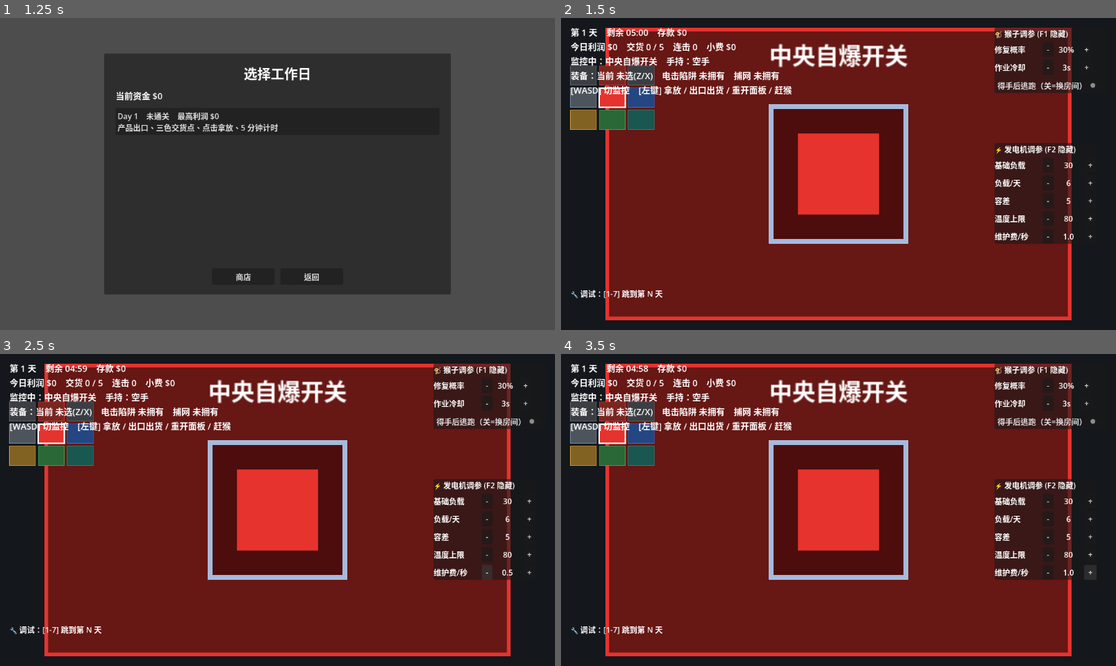
Above: before the commit, frames 1-4 (two rows, left to right).
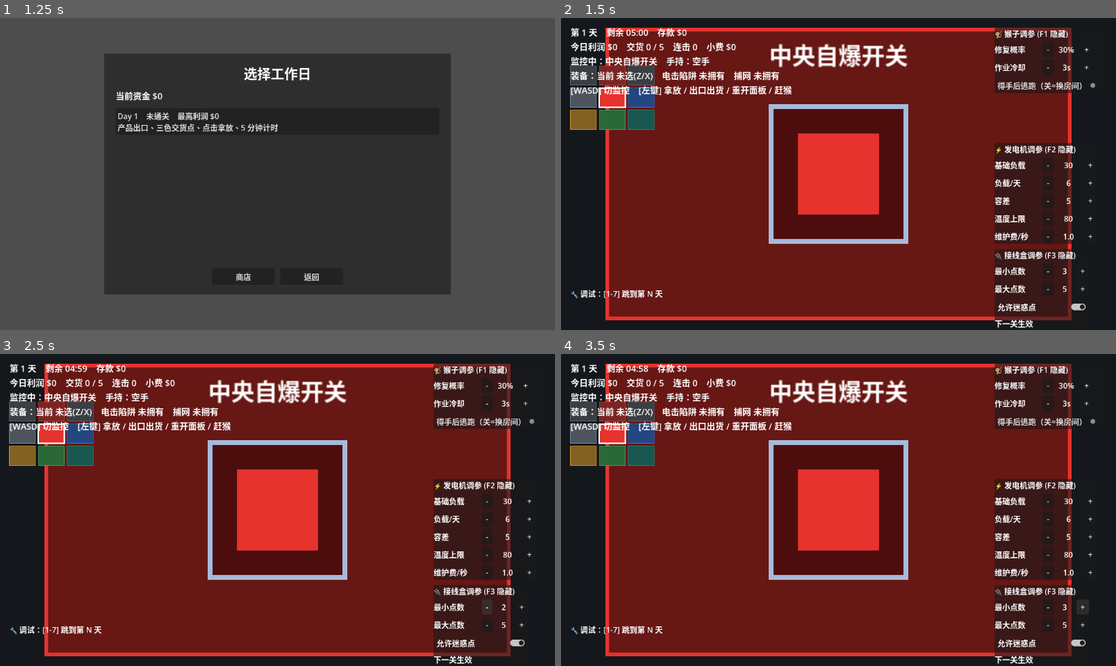
Above: after the commit, the same moments.

Repository: Zhi-Liao-jz/gamejam
Game: Godot game, scene res://scenes/menu/main_menu.tscn
Same seed, same stepped clock (60 frames per second), same inputs: the game is played once before the commit and once after it.
Inputs:
- Up to frame 1 (1.25 s): click "新游戏" at 0.5 s
- Up to frame 2 (1.5 s): click "Day 1 未通关 最高利润 $0 产品出口、三色交货点、…" at 1.25 s
- Up to frame 3 (2.5 s): click "-" at 2 s
- Up to frame 4 (3.5 s): click "+" at 2.75 s

Frame 1 is identical in both runs. In frame 2, 3.3% of the frame differs, in the area x 78-95%, y 73-100%; in frame 3, 3.3%, in the area x 78-95%, y 69-100%; in frame 4, 3.3%.

Commit message:
接线盒面板 + 手册（阶段4/5）
- 新增 WiringBox 设备（右下房间右半，与发电机同房分点击）：每关随机连接点数量与正确连接、开局即正确；接线与正确不一致=故障，从受供电设备(产品出口/加热台)随机挑一个写入 Ledger.wiring_cut，改回正确则恢复；与发电机供电互相独立、互不覆盖
- 新增 WiringView 可复用控件：画左右连接点与线缆，交互模式支持拖拽连线（点→对侧点=连接，点→空白=断开），强制一对一
- 新增 WiringPanel 弹出面板：点击接线盒打开，实时反映猴子改线，不标注对错（需对照手册），ESC/切房间关闭
- 新增 Manual 手册：Tab 打开/关闭并暂停游戏（倒计时/猴子/加工/维护费全冻结）；用 SubViewport 渲染只读 WiringView 取纹理，每关开局按正确连接重渲一次并冻结(UPDATE_ONCE)，玩家/猴子改线不影响参考图
- 猴子可随机改线（乱接/拔线）造成错接/短路
- 新增 WiringTuning autoload + DebugWiringTuning(F3) 调点数范围/迷惑点
- HUD 增接线盒故障提示；room_manager 同房挂发电机+接线盒

Diff:
--- /dev/null
+++ b/global/wiring_tuning.gd
@@ -0,0 +1,15 @@
+extends Node
+## 接线盒调参（autoload 名: WiringTuning）。每关随机连接点数量 / 迷惑点，由 F3 调试面板实时改。
+## 仅影响手感，不进存档；正式版保留默认值即可。
+
+## 每侧连接点数量下限。
+var min_points: int = 3
+## 每侧连接点数量上限。
+var max_points: int = 5
+## 是否允许出现"无需连接"的迷惑点（点数 > 3 时，有一半概率留 1 个不连）。
+var allow_decoy: bool = true
+
+
+## 为新的一关掷一个每侧连接点数量。
+func roll_point_count() -> int:
+	return randi_range(min_points, max_points)
--- a/project.godot
+++ b/project.godot
@@ -23,6 +23,7 @@
 Ledger="*res://global/ledger.gd"
 MonkeyTuning="*res://global/monkey_tuning.gd"
 GeneratorTuning="*res://global/generator_tuning.gd"
+WiringTuning="*res://global/wiring_tuning.gd"
 
 [physics]
 
--- a/scenes/main_grid.tscn
+++ b/scenes/main_grid.tscn
@@ -17,6 +17,9 @@
 [ext_resource type="Script" path="res://scripts/debug/debug_monkey_tuning.gd" id="15_mtune"]
 [ext_resource type="Script" path="res://scripts/ui/generator_panel.gd" id="16_genpanel"]
 [ext_resource type="Script" path="res://scripts/debug/debug_generator_tuning.gd" id="17_gtune"]
+[ext_resource type="Script" path="res://scripts/ui/wiring_panel.gd" id="18_wpanel"]
+[ext_resource type="Script" path="res://scripts/ui/manual.gd" id="19_manual"]
+[ext_resource type="Script" path="res://scripts/debug/debug_wiring_tuning.gd" id="20_wtune"]
 
 [node name="MainGrid" type="Node2D"]
 
@@ -107,5 +110,14 @@
 [node name="DebugGeneratorTuning" type="Node" parent="."]
 script = ExtResource("17_gtune")
 
+[node name="WiringPanel" type="Node" parent="."]
+script = ExtResource("18_wpanel")
+
+[node name="Manual" type="Node" parent="."]
+script = ExtResource("19_manual")
+
+[node name="DebugWiringTuning" type="Node" parent="."]
+script = ExtResource("20_wtune")
+
 [node name="PauseMenu" type="CanvasLayer" parent="."]
 script = ExtResource("14_pause")
--- /dev/null
+++ b/scripts/debug/debug_wiring_tuning.gd
@@ -0,0 +1,100 @@
+extends Node
+## 调试面板（playtest 用，发行版自动禁用）：调接线盒每侧连接点数量范围。
+## F3 显示 / 隐藏。改动写入 WiringTuning（autoload），下一关（work_started）生效。
+
+const PANEL_POS := Vector2(900.0, 480.0)
+
+var _panel: PanelContainer = null
+var _min_label: Label = null
+var _max_label: Label = null
+
+
+func _ready() -> void:
+	if not OS.is_debug_build():
+		queue_free()
+		return
+	_build_ui()
+	_refresh()
+
+
+func _unhandled_key_input(event: InputEvent) -> void:
+	var key := event as InputEventKey
+	if key == null or not key.pressed or key.echo:
+		return
+	if key.keycode == KEY_F3:
+		_panel.visible = not _panel.visible
+		get_viewport().set_input_as_handled()
+
+
+func _build_ui() -> void:
+	var layer := CanvasLayer.new()
+	layer.layer = 3
+	add_child(layer)
+
+	_panel = PanelContainer.new()
+	_panel.position = PANEL_POS
+	layer.add_child(_panel)
+
+	var box := VBoxContainer.new()
+	box.add_theme_constant_override("separation", 6)
+	_panel.add_child(box)
+
+	var title := Label.new()
+	title.text = "🔌 接线盒调参 (F3 隐藏)"
+	box.add_child(title)
+
+	_min_label = Label.new()
+	box.add_child(_make_row("最小点数", _min_label, _add_min.bind(-1), _add_min.bind(1)))
+	_max_label = Label.new()
+	box.add_child(_make_row("最大点数", _max_label, _add_max.bind(-1), _add_max.bind(1)))
+
+	var decoy_button := CheckButton.new()
+	decoy_button.text = "允许迷惑点"
+	decoy_button.button_pressed = WiringTuning.allow_decoy
+	decoy_button.toggled.connect(_on_decoy_toggled)
+	box.add_child(decoy_button)
+
+	var note := Label.new()
+	note.text = "下一关生效"
+	box.add_child(note)
+
+
+func _make_row(
+	title: String, value_label: Label, on_minus: Callable, on_plus: Callable
+) -> HBoxContainer:
+	var row := HBoxContainer.new()
+	var name_label := Label.new()
+	name_label.text = title
+	name_label.custom_minimum_size = Vector2(96.0, 0.0)
+	row.add_child(name_label)
+	var minus := Button.new()
+	minus.text = " - "
+	minus.pressed.connect(on_minus)
+	row.add_child(minus)
+	value_label.custom_minimum_size = Vector2(40.0, 0.0)
+	value_label.horizontal_alignment = HORIZONTAL_ALIGNMENT_CENTER
+	row.add_child(value_label)
+	var plus := Button.new()
+	plus.text = " + "
+	plus.pressed.connect(on_plus)
+	row.add_child(plus)
+	return row
+
+
+func _add_min(delta: int) -> void:
+	WiringTuning.min_points = clampi(WiringTuning.min_points + delta, 2, WiringTuning.max_points)
+	_refresh()
+
+
+func _add_max(delta: int) -> void:
+	WiringTuning.max_points = clampi(WiringTuning.max_points + delta, WiringTuning.min_points, 8)
+	_refresh()
+
+
+func _on_decoy_toggled(pressed: bool) -> void:
+	WiringTuning.allow_decoy = pressed
+
+
+func _refresh() -> void:
+	_min_label.text = "%d" % WiringTuning.min_points
+	_max_label.text = "%d" % WiringTuning.max_points
--- a/scripts/entities/hand.gd
+++ b/scripts/entities/hand.gd
@@ -42,6 +42,7 @@
 		or _try_toggle_heater(pos)
 		or _try_reset_self_destruct(pos)
 		or _try_open_generator_panel(pos)
+		or _try_open_wiring_panel(pos)
 	):
 		get_viewport().set_input_as_handled()
 		return
@@ -164,6 +165,17 @@
 	if not gen.global_rect().has_point(world_pos):
 		return false
 	EventBus.push_event("open_generator_panel")
+	return true
+
+
+## 在右下房间点击接线盒 → 弹出接线盒面板（拖拽连线在面板内进行）；命中返回 true。
+func _try_open_wiring_panel(world_pos: Vector2) -> bool:
+	var wire := room_manager.wiring
+	if wire == null or room_manager.current_room != wire.room_id:
+		return false
+	if not wire.global_rect().has_point(world_pos):
+		return false
+	EventBus.push_event("open_wiring_panel")
 	return true
 
 
--- a/scripts/ui/grid_hud.gd
+++ b/scripts/ui/grid_hud.gd
@@ -156,6 +156,8 @@
 		warn += "\n🔥 加热台产品烧坏！"
 	if _power_outage:
 		warn += "\n⚡ %s！产品出口 / 加热台停摆，切到右下点发电机调参" % _power_fault_text
+	if not Ledger.wiring_cut.is_empty():
+		warn += "\n🔌 接线盒故障！部分设备断电，切到右下点接线盒按手册(Tab)还原"
 	if _trap_toast_left > 0.0:
 		warn += "\n⚡ 电击陷阱触发！%s 的猴子被打断逃跑" % _trap_flash_room_name()
 	info_label.text = (
--- /dev/null
+++ b/scripts/ui/manual.gd
@@ -0,0 +1,122 @@
+extends Node
+## 手册（阶段4）：按 Tab 打开 / 关闭，打开时暂停游戏（倒计时 / 猴子 / 加工 / 维护费全部冻结）。
+## 当前只含一页：接线盒正确连接的"真实面板截图"——用 SubViewport 渲染只读 WiringView 再取其纹理，
+## 每关开局（work_started）按本关正确连接重渲一次并冻结，之后玩家/猴子改线都不影响这张参考图。
+
+const VIEW_SIZE := Vector2i(380, 240)
+
+var _layer: CanvasLayer = null
+var _root: Control = null
+var _subviewport: SubViewport = null
+var _preview_view: WiringView = null
+var _texture_rect: TextureRect = null
+
+
+func _ready() -> void:
+	process_mode = Node.PROCESS_MODE_ALWAYS  # 暂停时仍要响应 Tab
+	_build_ui()
+	_root.visible = false
+	EventBus.subscribe("work_started", _on_work_started)
+	_refresh_preview()  # 初始渲染一次（场景就绪时接线盒已存在）
+
+
+func _unhandled_key_input(event: InputEvent) -> void:
+	var key := event as InputEventKey
+	if key == null or not key.pressed or key.echo:
+		return
+	if key.keycode == KEY_TAB:
+		_toggle()
+		get_viewport().set_input_as_handled()
+
+
+func _toggle() -> void:
+	if _root.visible:
+		_close()
+	else:
+		_open()
+
+
+func _open() -> void:
+	_refresh_preview()
+	_root.visible = true
+	get_tree().paused = true
+
+
+func _close() -> void:
+	_root.visible = false
+	get_tree().paused = false
+
+
+func _on_work_started() -> void:
+	_refresh_preview()
+
+
+## 用本关接线盒的"正确连接"重渲 SubViewport 并冻结（UPDATE_ONCE）。
+func _refresh_preview() -> void:
+	var box := get_tree().get_first_node_in_group("wiring") as WiringBox
+	if box == null:
+		return
+	_preview_view.box = null  # 只读模式
+	_preview_view.ro_count = box.point_count
+	_preview_view.ro_connections = box.correct.duplicate()
+	_preview_view.queue_redraw()
+	_subviewport.render_target_update_mode = SubViewport.UPDATE_ONCE
+
+
+func _build_ui() -> void:
+	_layer = CanvasLayer.new()
+	_layer.layer = 6  # 盖在暂停菜单(5) 之上
+	add_child(_layer)
+
+	_subviewport = SubViewport.new()
+	_subviewport.size = VIEW_SIZE
+	_subviewport.transparent_bg = true
+	_subviewport.render_target_update_mode = SubViewport.UPDATE_ONCE
+	_layer.add_child(_subviewport)
+	_preview_view = WiringView.new()
+	_preview_view.size = Vector2(VIEW_SIZE)
+	_subviewport.add_child(_preview_view)
+
+	_root = Control.new()
+	_root.set_anchors_preset(Control.PRESET_FULL_RECT)
+	_layer.add_child(_root)
+
+	var dim := ColorRect.new()
+	dim.color = Color(0.0, 0.0, 0.0, 0.7)
+	dim.set_anchors_preset(Control.PRESET_FULL_RECT)
+	dim.mouse_filter = Control.MOUSE_FILTER_STOP
+	_root.add_child(dim)
+
+	var center := CenterContainer.new()
+	center.set_anchors_preset(Control.PRESET_FULL_RECT)
+	center.mouse_filter = Control.MOUSE_FILTER_IGNORE
+	_root.add_child(center)
+
+	var panel := PanelContainer.new()
+	center.add_child(panel)
+
+	var vbox := VBoxContainer.new()
+	vbox.add_theme_constant_override("separation", 10)
+	panel.add_child(vbox)
+
+	var title := Label.new()
+	title.text = "📖 手册 · 接线盒参考图"
+	title.horizontal_alignment = HORIZONTAL_ALIGNMENT_CENTER
+	title.add_theme_font_size_override("font_size", 24)
+	vbox.add_child(title)
+
+	_texture_rect = TextureRect.new()
+	_texture_rect.texture = _subviewport.get_texture()
+	_texture_rect.custom_minimum_size = Vector2(VIEW_SIZE)
+	_texture_rect.stretch_mode = TextureRect.STRETCH_KEEP_ASPECT_CENTERED
+	vbox.add_child(_texture_rect)
+
+	var caption := Label.new()
+	caption.text = "本关正确接线（按此还原接线盒面板）"
+	caption.horizontal_alignment = HORIZONTAL_ALIGNMENT_CENTER
+	vbox.add_child(caption)
+
+	var hint := Label.new()
+	hint.text = "再按 Tab 关闭"
+	hint.horizontal_alignment = HORIZONTAL_ALIGNMENT_CENTER
+	vbox.add_child(hint)
--- /dev/null
+++ b/scripts/ui/wiring_panel.gd
@@ -0,0 +1,108 @@
+extends Node
+## 接线盒弹出面板（阶段4）：点击右下房间接线盒时打开，拖拽连线修复/改线。
+## 面板打开时游戏照常运行（猴子可同时改线，面板实时反映）；ESC 或切换房间关闭。
+## 正确连接方式不在此面板标注，需按 Tab 看手册截图对照（符合需求：面板不直接标"这根线错了"）。
+
+var _layer: CanvasLayer = null
+var _root: Control = null
+var _view: WiringView = null
+var _status_label: Label = null
+
+
+func _ready() -> void:
+	_build_ui()
+	_root.visible = false
+	EventBus.subscribe("open_wiring_panel", _open)
+	EventBus.subscribe("room_changed", _on_room_changed)
+	EventBus.subscribe("work_started", _close)
+
+
+func _process(_delta: float) -> void:
+	if not _root.visible:
+		return
+	var box := _wiring_box()
+	if box == null:
+		_close()
+		return
+	_status_label.text = "状态：%s" % ("正常" if box.is_correct() else "⚠ 故障（对照手册 Tab）")
+
+
+func _input(event: InputEvent) -> void:
+	if not _root.visible:
+		return
+	if event.is_action_pressed("pause"):
+		_close()
+		get_viewport().set_input_as_handled()
+
+
+func _wiring_box() -> WiringBox:
+	return get_tree().get_first_node_in_group("wiring") as WiringBox
+
+
+func _open(_payload: Variant = null) -> void:
+	var box := _wiring_box()
+	if box == null:
+		return
+	_view.box = box
+	_root.visible = true
+
+
+func _close(_payload: Variant = null) -> void:
+	_root.visible = false
+
+
+func _on_room_changed(_room_id: int, _room_name: String) -> void:
+	_close()
+
+
+func _build_ui() -> void:
+	_layer = CanvasLayer.new()
+	_layer.layer = 4
+	add_child(_layer)
+
+	_root = Control.new()
+	_root.set_anchors_preset(Control.PRESET_FULL_RECT)
+	_layer.add_child(_root)
+
+	var dim := ColorRect.new()
+	dim.color = Color(0.0, 0.0, 0.0, 0.45)
+	dim.set_anchors_preset(Control.PRESET_FULL_RECT)
+	dim.mouse_filter = Control.MOUSE_FILTER_STOP
+	_root.add_child(dim)
+
+	var center := CenterContainer.new()
+	center.set_anchors_preset(Control.PRESET_FULL_RECT)
+	center.mouse_filter = Control.MOUSE_FILTER_IGNORE
+	_root.add_child(center)
+
+	var panel := PanelContainer.new()
+	center.add_child(panel)
+
+	var box := VBoxContainer.new()
+	box.add_theme_constant_override("separation", 10)
+	box.custom_minimum_size = Vector2(420.0, 0.0)
+	panel.add_child(box)
+
+	var title := Label.new()
+	title.text = "🔌 接线盒"
+	title.horizontal_alignment = HORIZONTAL_ALIGNMENT_CENTER
+	title.add_theme_font_size_override("font_size", 24)
+	box.add_child(title)
+
+	var hint := Label.new()
+	hint.text = "拖拽：点→对侧点=连接，点→空白=断开。正确接法见手册(Tab)。"
+	hint.autowrap_mode = TextServer.AUTOWRAP_WORD_SMART
+	box.add_child(hint)
+
+	_view = WiringView.new()
+	_view.custom_minimum_size = Vector2(380.0, 240.0)
+	_view.mouse_filter = Control.MOUSE_FILTER_STOP
+	box.add_child(_view)
+
+	_status_label = Label.new()
+	box.add_child(_status_label)
+
+	var close_button := Button.new()
+	close_button.text = "关闭（ESC）"
+	close_button.pressed.connect(_close)
+	box.add_child(close_button)
--- /dev/null
+++ b/scripts/ui/wiring_view.gd
@@ -0,0 +1,121 @@
+class_name WiringView
+extends Control
+## 接线盒可视化控件（可复用）：画左右两列连接点 + 当前线缆。
+## 交互模式（绑定一个 WiringBox）：拖拽一个点到对侧点 = 连接；拖到空白 = 断开起点的线。
+## 只读模式（box 为空，用 ro_count / ro_connections）：仅显示，供手册 SubViewport 截图用。
+
+const MARGIN := 34.0
+const POINT_RADIUS := 9.0
+const HIT_RADIUS := 20.0
+const POINT_COLOR := Color(0.85, 0.88, 0.92)
+const CABLE_COLOR := Color(0.30, 0.85, 0.75)
+const PREVIEW_COLOR := Color(0.95, 0.82, 0.30)
+
+var box: WiringBox = null  # 交互模式绑定的接线盒；为空则只读
+var ro_count: int = 0  # 只读模式的点数
+var ro_connections: Dictionary = {}  # 只读模式的连接
+
+var _drag_active: bool = false
+var _drag_side: int = 0  # 0=左 1=右
+var _drag_index: int = -1
+var _drag_mouse: Vector2 = Vector2.ZERO
+
+
+func _process(_delta: float) -> void:
+	if box != null:
+		queue_redraw()  # 交互模式实时反映猴子改动
+
+
+func _gui_input(event: InputEvent) -> void:
+	if box == null:
+		return
+	var click := event as InputEventMouseButton
+	if click != null and click.button_index == MOUSE_BUTTON_LEFT:
+		if click.pressed:
+			_begin_drag(click.position)
+		else:
+			_end_drag(click.position)
+		return
+	var motion := event as InputEventMouseMotion
+	if motion != null and _drag_active:
+		_drag_mouse = motion.position
+		queue_redraw()
+
+
+func _count() -> int:
+	return box.point_count if box != null else ro_count
+
+
+func _conns() -> Dictionary:
+	return box.connections if box != null else ro_connections
+
+
+## 第 side 列（0左/1右）第 index 个点的控件局部坐标。
+func point_pos(side: int, index: int) -> Vector2:
+	var count := _count()
+	var x := MARGIN if side == 0 else size.x - MARGIN
+	var usable := size.y - MARGIN * 2.0
+	var y := MARGIN
+	if count > 1:
+		y += usable * float(index) / float(count - 1)
+	else:
+		y += usable * 0.5
+	return Vector2(x, y)
+
+
+func _begin_drag(pos: Vector2) -> void:
+	var hit := _point_at(pos)
+	if hit.x < 0:
+		return
+	_drag_active = true
+	_drag_side = int(hit.x)
+	_drag_index = int(hit.y)
+	_drag_mouse = pos
+	queue_redraw()
+
+
+func _end_drag(pos: Vector2) -> void:
+	if not _drag_active:
+		return
+	var target := _point_at(pos)
+	var done := false
+	if target.x >= 0 and int(target.x) != _drag_side:
+		var left := _drag_index if _drag_side == 0 else int(target.y)
+		var right := int(target.y) if _drag_side == 0 else _drag_index
+		box.connect_points(left, right)
+		done = true
+	if not done:
+		# 拖到空白：若起点是已连接的左点，或起点右点被某左点连着 → 断开。
+		if _drag_side == 0:
+			box.disconnect_left(_drag_index)
+		else:
+			for l: int in box.connections.keys():
+				if box.connections[l] == _drag_index:
+					box.disconnect_left(l)
+	_drag_active = false
+	_drag_index = -1
+	queue_redraw()
+
+
+## 命中哪个点：返回 Vector2(side, index)，未命中返回 Vector2(-1,-1)。
+func _point_at(pos: Vector2) -> Vector2:
+	var count := _count()
+	for side: int in 2:
+		for i: int in count:
+			if pos.distance_to(point_pos(side, i)) <= HIT_RADIUS:
+				return Vector2(side, i)
+	return Vector2(-1, -1)
+
+
+func _draw() -> void:
+	var count := _count()
+	var conns := _conns()
+	for left: int in conns.keys():
+		var right: int = conns[left]
+		draw_line(point_pos(0, left), point_pos(1, right), CABLE_COLOR, 3.0)
+	if _drag_active and _drag_index >= 0:
+		draw_line(point_pos(_drag_side, _drag_index), _drag_mouse, PREVIEW_COLOR, 2.0)
+	for side: int in 2:
+		for i: int in count:
+			draw_circle(point_pos(side, i), POINT_RADIUS, POINT_COLOR)
+			draw_circle(point_pos(side, i), POINT_RADIUS, CABLE_COLOR.darkened(0.2), false, 2.0)
--- a/scripts/world/room_manager.gd
+++ b/scripts/world/room_manager.gd
@@ -62,7 +62,8 @@
 
 var current_room: int = START_ROOM
 var self_destruct: SelfDestruct = null  # 中央自爆开关（P3）；猴子破坏 / 玩家重置 / HUD 都用它
-var power: Generator = null  # 发电机（右下）；玩家点击弹面板调参，猴子随机打乱参数
+var power: Generator = null  # 发电机（右下左半）；玩家点击弹面板调参，猴子随机打乱参数
+var wiring: WiringBox = null  # 接线盒（右下右半）；玩家拖拽连线，猴子随机改线
 
 var _rooms: Array[Room] = []
 
@@ -240,7 +241,7 @@
 	heater.position = Vector2.ZERO
 
 
-## 给右下房间挂发电机（代码创建，无需场景）。
+## 给右下房间挂发电机（左半）+ 接线盒（右半）（代码创建，无需场景）。
 func _build_power() -> void:
 	var room := find_room_by_role(&"power")
 	if room == null:
@@ -250,6 +251,11 @@
 	room.add_child(gen)
 	gen.position = Vector2.ZERO
 	power = gen
+	var wire := WiringBox.new()
+	wire.setup(room.room_id)
+	room.add_child(wire)
+	wire.position = Vector2.ZERO
+	wiring = wire
 
 
 func _step(dir: Vector2i) -> void:
--- /dev/null
+++ b/scripts/world/wiring_box.gd
@@ -0,0 +1,165 @@
+class_name WiringBox
+extends BaseDevice
+## 接线盒（阶段4 右下房间右半）：左右各若干连接点，正确连接每关随机、开局即正确。
+## 玩家通过弹出面板（WiringPanel）拖拽连线；猴子随机改线造成错接/短路 → 随机切断受供电设备。
+## 当前接线与正确接线不一致 = 故障：把某个受供电设备写入 Ledger.wiring_cut；改回正确则恢复。
+## 注意：接线盒与发电机供电互相独立（is_device_powered = 发电机正常 AND 未被接线盒切断）。
+
+const ACTION_M_REWIRE: StringName = &"wiring_rewire"
+const SIZE := Vector2(150.0, 150.0)  # 命中盒 / 视觉外框（房间局部坐标，占房间右半）
+const OFFSET := Vector2(85.0, 8.0)
+const OK_COLOR := Color(0.30, 0.85, 0.75)
+const FAULT_COLOR := Color(0.95, 0.72, 0.16)
+
+# 受接线盒供电影响的设备类型（短路/错接时从中随机挑一个断电）。
+const AFFECTED: Array[StringName] = [&"product_exit", &"heater"]
+
+var point_count: int = 4
+var correct: Dictionary = {}  # left_idx(int) -> right_idx(int)：本关正确连接（开局固定，手册截图依据）
+var connections: Dictionary = {}  # left_idx(int) -> right_idx(int)：当前连接
+
+
+func _ready() -> void:
+	add_to_group("wiring")
+	EventBus.subscribe("work_started", _on_work_started)
+	randomize_for_day()
+
+
+## 由 RoomManager 在挂载前写入归属房间。设备类型沿用 &"power"（猴子第6天解锁该类型）。
+func setup(owner_room_id: int) -> void:
+	setup_device(&"wiring", &"power", owner_room_id)
+
+
+## 世界坐标命中盒（玩家点击打开面板 / 安装电击陷阱用）。
+func global_rect() -> Rect2:
+	return Rect2(global_position + OFFSET - SIZE * 0.5, SIZE)
+
+
+## 重置为本关随机的"正确连接"。开局即正确 → 无故障。
+func randomize_for_day() -> void:
+	point_count = WiringTuning.roll_point_count()
+	correct = _make_random_wiring(point_count)
+	connections = correct.duplicate()
+	_update_wiring_power()
+	queue_redraw()
+
+
+## 当前接线是否完全正确。
+func is_correct() -> bool:
+	return connections == correct
+
+
+## 连接左点 left 到右点 right（强制一对一：清掉占用了任一端的旧连接）。
+func connect_points(left: int, right: int) -> void:
+	if left < 0 or left >= point_count or right < 0 or right >= point_count:
+		return
+	connections.erase(left)
+	for l: int in connections.keys():
+		if connections[l] == right:
+			connections.erase(l)
+	connections[left] = right
+	_after_change()
+
+
+## 断开左点 left 的连接。
+func disconnect_left(left: int) -> void:
+	if connections.has(left):
+		connections.erase(left)
+		_after_change()
+
+
+## 左点当前连到的右点；未连返回 -1。
+func right_of(left: int) -> int:
+	return connections.get(left, -1)
+
+
+## 猴子可随机改线（一次离散动作）。玩家走面板不走此接口。
+func available_actions(actor: StringName) -> Array[StringName]:
+	if actor != ACTOR_MONKEY or not Ledger.working_active:
+		return []
+	return [ACTION_M_REWIRE]
+
+
+func device_state() -> StringName:
+	return &"ok" if is_correct() else &"fault"
+
+
+func can_install_shock_trap() -> bool:
+	return Game.day >= 6 and super.can_install_shock_trap()
+
+
+func _perform_action(action_id: StringName, _actor: StringName, _actor_node: Node) -> bool:
+	if action_id != ACTION_M_REWIRE:
+		return false
+	# 猴子随机：一半概率乱接一根（造成错接/短路），一半概率拔掉一根。
+	if randf() < 0.5:
+		connect_points(randi() % point_count, randi() % point_count)
+	else:
+		disconnect_left(randi() % point_count)
+	queue_redraw()
+	return true
+
+
+## 每天开局重新随机正确连接并复位为正确。
+func _on_work_started() -> void:
+	randomize_for_day()
+
+
+func _after_change() -> void:
+	_update_wiring_power()
+	queue_redraw()
+	EventBus.push_event("wiring_changed")
+
+
+## 接线正确 → 清掉接线盒造成的断电；错误 → 确保有一个受影响设备处于断电（每次随机）。
+func _update_wiring_power() -> void:
+	if is_correct():
+		for t: StringName in AFFECTED:
+			Ledger.wiring_cut.erase(t)
+		return
+	if not _any_affected_cut():
+		Ledger.wiring_cut[AFFECTED[randi() % AFFECTED.size()]] = true
+
+
+func _any_affected_cut() -> bool:
+	for t: StringName in AFFECTED:
+		if Ledger.wiring_cut.has(t):
+			return true
+	return false
+
+
+## 生成一个随机"正确连接"：每侧 count 个点，随机选若干对一对一连接，可能留 1 个迷惑点不连。
+func _make_random_wiring(count: int) -> Dictionary:
+	var lefts: Array[int] = []
+	var rights: Array[int] = []
+	for i: int in count:
+		lefts.append(i)
+		rights.append(i)
+	lefts.shuffle()
+	rights.shuffle()
+	var connect_count := count
+	if WiringTuning.allow_decoy and count > 3 and randf() < 0.5:
+		connect_count = count - 1  # 留一个迷惑点
+	var result: Dictionary = {}
+	for i: int in connect_count:
+		result[lefts[i]] = rights[i]
+	return result
+
+
+func _draw() -> void:
+	var rect := Rect2(OFFSET - SIZE * 0.5, SIZE)
+	var accent := OK_COLOR if is_correct() else FAULT_COLOR
+	draw_rect(rect, Color(0.09, 0.14, 0.14))
+	draw_rect(rect, accent, false, 3.0)
+	# 简化示意：左右两列小点 + 当前连线（详细交互在面板里）。
+	var top := OFFSET.y - 52.0
+	var step := 104.0 / float(maxi(1, point_count - 1))
+	var lx := OFFSET.x - 48.0
+	var rx := OFFSET.x + 48.0
+	for left: int in connections.keys():
+		var right: int = connections[left]
+		draw_line(Vector2(lx, top + left * step), Vector2(rx, top + right * step), accent, 2.0)
+	for i: int in point_count:
+		draw_circle(Vector2(lx, top + i * step), 5.0, accent)
+		draw_circle(Vector2(rx, top + i * step), 5.0, accent)
+	draw_shock_trap_marker(OFFSET + Vector2(SIZE.x * 0.34, -SIZE.y * 0.4))
Not shown, added: global/wiring_tuning.gd.uid
Not shown: 1 places in scenes/main_grid.tscn that only renumber resources
Not shown, added: scripts/debug/debug_wiring_tuning.gd.uid
Not shown, added: scripts/ui/manual.gd.uid
Not shown, added: scripts/ui/wiring_panel.gd.uid
Not shown, added: scripts/ui/wiring_view.gd.uid
Not shown, added: scripts/world/wiring_box.gd.uid
